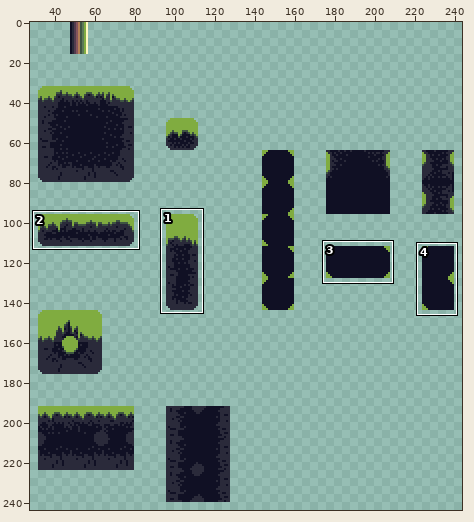
Two versions of one sprite sheet, sprites/sGroundTiles/540d461b-78cd-4919-a6d3-1b14a9afbb61.png. Above, an overview of the earlier version with the close-up marked.
Close-up. The starting point:
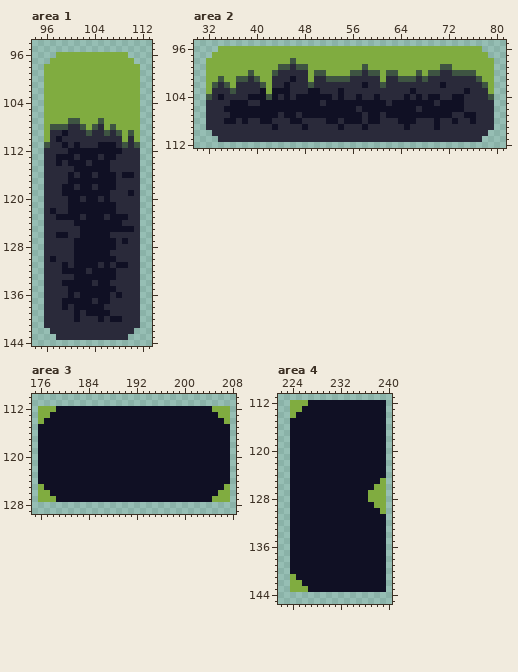
The file is 256x256 pixels. Shown: area 1: x 94..113, y 94..144; area 2: x 30..81, y 95..112; area 3: x 175..208, y 110..129; area 4: x 222..240, y 111..145. The wide view leaves out empty margins. The commit also changed other parts of the picture, which this record leaves out.
The same view after the edit:
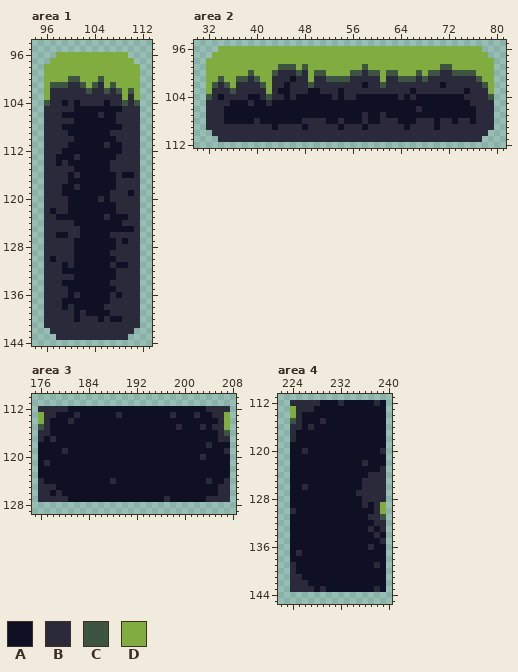
Palette (. is transparent): A #101024  B #2a2a3a  C #3e5442  D #80ac40
Edits made:
Changed rows in their new state; - is an unchanged pixel.
Area 1:
first column x 96:
100 ----CC---C------
101 -CCCBBC-CB-C----
102 -BBBBBBCBBCBC-C-
103 -BBBBBBBBBBBB-B-
104 CBBABABBBBABBCBC
105 BBBBBAAAAAAAABBB
106 BBBAAAAAABAABBBB
107 BBBBBAAAAAAABBBB
108 BBBAAAAAAAAAABBB
109 B--BAAAAAAA-BBBB
110 B-B--AAAAAAA-B-B
111 B--BA-AAA-B-AB-B
112 ---A------------
113 ---------A------
114 -------A--------
116 --------A-------
118 --------A-------
120 ------A---------
123 ------A---------
first column x 103:
131 --A
132 A--
134 -A-
137 -A-
Area 2:
first column x 35:
 98 -----------D------------------------------
 99 -----------CD-----------------------------
100 ------------C-----------------------------
103 ------B-B---------------------------------
104 ------B-B--------------AA-AAA----A--AA----
105 -----A-B--------A----------A-------A----A-
106 ----------------------A-----------------AA
107 A--------A--A-------------------------AA--
108 --A-A---AAA-------------------------------
Area 3:
first column x 176:
112 BBBBB-----------------------BBBB
113 -BB---B------B--------B---B--BB-
114 -B---B------------------------B-
115 CB---------------------B---B-BBD
116 BB----------------------------BC
117 B-B---------------------------BB
118 ----------------------------B---
119 ----B--------------------------B
120 ---------------------------B----
121 -B------------------------------
124 B-----------B---------------B--B
125 BBB---------------------------BB
126 BB-B--------------------------BB
127 BBBBB----------------B------BBBB
Area 4:
first column x 224:
112 BBBBB---B-----B-
113 -BBB------------
114 -B--------------
115 CB---B----------
116 BB-B------------
117 B---------------
118 B---------------
120 --B------------B
122 ------------B---
123 ---------------B
124 -------------BBB
125 ------------BBBB
126 --B---------BBBB
127 -----------BBBBB
128 ------------BBBB
129 ------------B-B-
130 B-------------B-
131 -------------BBC
132 --------------BB
133 -------------B-B
134 --------------B-
135 ---------------B
136 -------------B--
137 -B--------------
139 B-------------B-
140 B---------------
141 BB--------------
142 BBB-------------
143 BBBB-B--------B-
